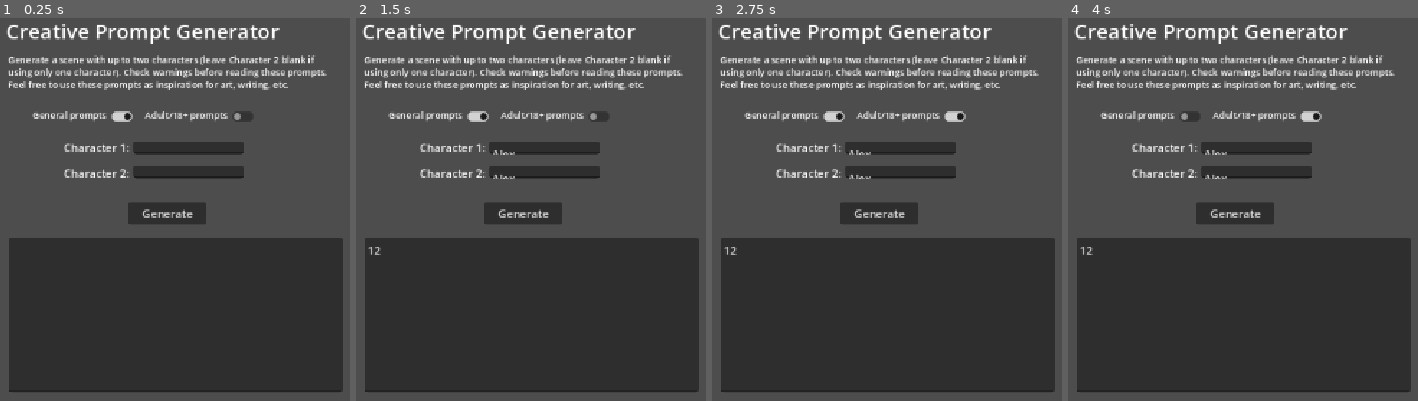
Above: before the commit, frames 1-4 (left to right).
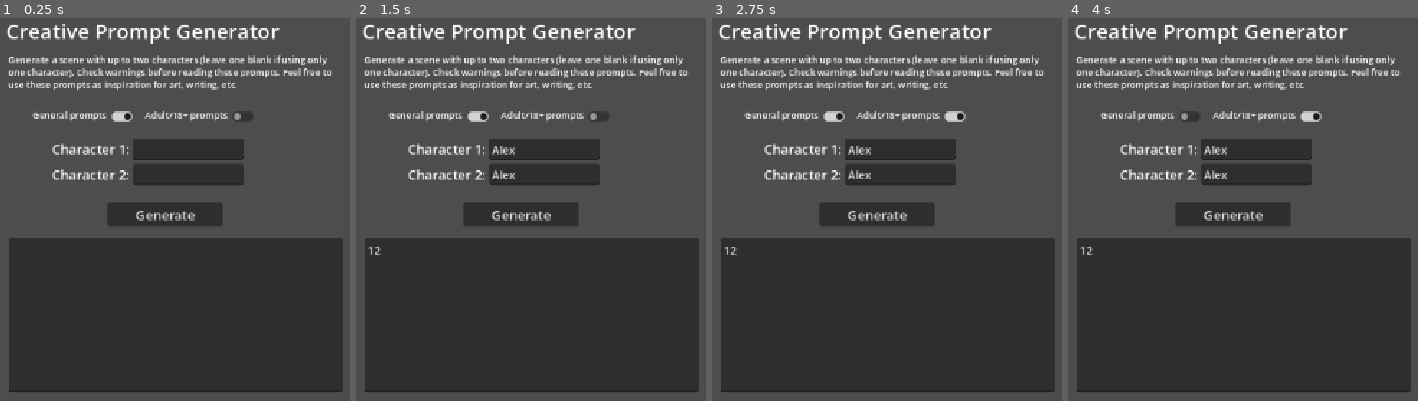
Above: after the commit, the same moments.

Repository: 17angelsprings/Creative-Prompt-Generator
Game: Godot game, scene res://src/ui/MainScreen.tscn
Two runs of this game, one before a commit and one after it. Both use one fixed random seed, a clock stepped at 60 frames per second and the inputs below.
Inputs (mouse positions are in pixels of both pictures, inside the frame that each line leads up to):
- Up to frame 1 (0.25 s): no input
- Up to frame 2 (1.5 s): click (545, 148) at 0.52 s; type "Alex" at 0.6 s; click (545, 171) at 0.75 s; type "Alex" at 0.83 s; click (531, 316) at 0.98 s; type "12" at 1.07 s; click (478, 117) at 1.25 s
- Up to frame 3 (2.75 s): click (953, 117) at 2 s
- Up to frame 4 (4 s): click "Generate" at 2.75 s; click (1190, 117) at 3.5 s

The runs differ from the first frame. In frame 1, 5.2% of the frame differs, in the area x 2-96%, y 9-55%; in frame 2, 5.4%; in frame 3, 5.4%; in frame 4, 5.4%.

Commit message:
Format adjustments + successful extraction of Character Nane fields

Diff:
--- a/project.godot
+++ b/project.godot
@@ -17,7 +17,7 @@
 
 [autoload]
 
-PromptsEnabledGlobals="*uid://bnpggog82vj04"
+ParametersGlobals="*uid://bnpggog82vj04"
 
 [display]
 
--- a/src/autoload/prompts_enabled_globals.gd
+++ b/src/autoload/parameters_globals.gd
@@ -1,11 +1,11 @@
-## SETTINGS GLOBALS .GD
+## PARAMETERS GLOBALS .GD
 ## ********************************************************************************
-## Configures starting parameters when booting up program (namely prompt type buttons checked)
+## Holds different parameters different elements of the program will need (e.g. prompts enabled or character names)
 ## ********************************************************************************
 
 ## ASSOCIATED SCENES
 ## ********************************************************************************
-## none
+## None
 ## ********************************************************************************
 
 ## EXTENSIONS
@@ -17,18 +17,25 @@
 ## ********************************************************************************
 var gen_prompts_enabled
 var adult_prompts_enabled
+var character1_name
+var character2_name
+## ********************************************************************************
 
 ## FUNCTIONS
 ## ********************************************************************************
 
-# Called when the node enters the scene tree for the first time.
-# @params: None
-# @return: None
+## Called when the node enters the scene tree for the first time.
+## @params: None
+## @return: None
 func _ready() -> void:
 	gen_prompts_enabled = true
 	adult_prompts_enabled = false
+	character1_name = ""
+	character2_name = ""
 
 
-# Called every frame. 'delta' is the elapsed time since the previous frame.
+## Called every frame. 'delta' is the elapsed time since the previous frame.
+## @params: None
+## @return: None
 func _process(delta: float) -> void:
 	pass
--- a/src/prompts/gen_solo_prompts.json
+++ b/src/prompts/gen_solo_prompts.json
@@ -5,6 +5,6 @@
 },
 {
 	"content warning": "None",
-	"2": " walks by a clothing store and sees a gorgeous outfit in their preferred style through the window."
+	"prompt": " walks by a clothing store and sees a gorgeous outfit in their preferred style through the window."
 }
 ]
--- a/src/ui/MainScreen.tscn
+++ b/src/ui/MainScreen.tscn
@@ -1,7 +1,10 @@
 [gd_scene format=3 uid="uid://d2yhawbv1378g"]
 
 [ext_resource type="Script" uid="uid://clgvtvtgw27qr" path="res://src/ui/gen_prompts_button.gd" id="1_2oig0"]
+[ext_resource type="Script" uid="uid://cr8kjrws7mi17" path="res://src/ui/character1_name.gd" id="1_ivt3c"]
+[ext_resource type="Script" uid="uid://cyv0wkeem0chl" path="res://src/ui/character2_name.gd" id="2_jokyv"]
 [ext_resource type="Script" uid="uid://dr6t8clpqvbpf" path="res://src/ui/adult_prompts_button.gd" id="2_ma4my"]
+[ext_resource type="Script" uid="uid://cqstjp8ecpq2b" path="res://src/ui/generated_prompt.gd" id="3_e3mlf"]
 
 [node name="MainScreen" type="Node2D" unique_id=831907681]
 
@@ -19,35 +22,39 @@
 offset_right = 826.0
 offset_bottom = 153.0
 theme_override_font_sizes/normal_font_size = 13
-text = "Generate a scene with up to two characters (leave Character 2 blank if using only one character). Check warnings before reading these prompts. Feel free to use these prompts as inspiration for art, writing, etc."
+text = "Generate a scene with up to two characters (leave one blank if using only one character). Check warnings before reading these prompts. Feel free to use these prompts as inspiration for art, writing, etc."
 fit_content = true
 scroll_active = false
 
 [node name="Character1" type="Label" parent="." unique_id=2002070165]
-offset_left = 433.0
+offset_left = 416.0
 offset_top = 208.0
-offset_right = 527.0
-offset_bottom = 231.0
+offset_right = 528.0
+offset_bottom = 235.0
+theme_override_font_sizes/font_size = 19
 text = "Character 1:"
 
-[node name="Character1Name" type="TextEdit" parent="." unique_id=1950889663]
+[node name="Character1Name" type="LineEdit" parent="." unique_id=900172510]
 offset_left = 533.0
-offset_top = 211.0
+offset_top = 207.0
 offset_right = 692.0
-offset_bottom = 229.0
+offset_bottom = 238.0
+script = ExtResource("1_ivt3c")
 
 [node name="Character2" type="Label" parent="." unique_id=328267265]
-offset_left = 433.0
+offset_left = 416.0
 offset_top = 245.0
-offset_right = 527.0
-offset_bottom = 268.0
+offset_right = 528.0
+offset_bottom = 272.0
+theme_override_font_sizes/font_size = 19
 text = "Character 2:"
 
-[node name="Character2Name" type="TextEdit" parent="." unique_id=1912410071]
+[node name="Character2Name" type="LineEdit" parent="." unique_id=503221731]
 offset_left = 533.0
-offset_top = 246.0
+offset_top = 243.0
 offset_right = 692.0
-offset_bottom = 264.0
+offset_bottom = 274.0
+script = ExtResource("2_jokyv")
 
 [node name="GenPrompts" type="Label" parent="." unique_id=1242384216]
 offset_left = 388.0
@@ -81,10 +88,11 @@
 script = ExtResource("2_ma4my")
 
 [node name="GenerateButton" type="Button" parent="." unique_id=1854445772]
-offset_left = 526.0
+offset_left = 496.0
 offset_top = 299.0
-offset_right = 638.0
-offset_bottom = 330.0
+offset_right = 662.0
+offset_bottom = 334.0
+theme_override_font_sizes/font_size = 19
 text = "Generate"
 
 [node name="GeneratedPrompt" type="TextEdit" parent="." unique_id=743566130]
@@ -92,7 +100,10 @@
 offset_top = 350.0
 offset_right = 835.0
 offset_bottom = 572.0
+scroll_smooth = true
+script = ExtResource("3_e3mlf")
 
 [connection signal="pressed" from="GenPromptsButton" to="GenPromptsButton" method="_on_pressed"]
 [connection signal="toggled" from="GenPromptsButton" to="GenPromptsButton" method="_on_toggled"]
 [connection signal="pressed" from="AdultPromptsButton" to="AdultPromptsButton" method="_on_pressed"]
+[connection signal="pressed" from="GenerateButton" to="GeneratedPrompt" method="_on_generate_button_pressed"]
--- a/src/ui/adult_prompts_button.gd
+++ b/src/ui/adult_prompts_button.gd
@@ -16,7 +16,8 @@
 
 ## SCRIPT-WIDE VARIABLES
 ## ********************************************************************************
-# None
+## None
+## ********************************************************************************
 
 ## FUNCTIONS
 ## ********************************************************************************
@@ -27,11 +28,11 @@
 func _on_pressed() -> void:
 	# Button is on
 	if button_pressed == true:
-		PromptsEnabledGlobals.adult_prompts_enabled = true
+		ParametersGlobals.adult_prompts_enabled = true
 	else:
 		# User tries to turn button off; check if adult prompts button is pressed/checked on
 		# This prevents having both buttons turned off at the same time
-		if PromptsEnabledGlobals.gen_prompts_enabled == true:
-			PromptsEnabledGlobals.adult_prompts_enabled = false
+		if ParametersGlobals.gen_prompts_enabled == true:
+			ParametersGlobals.adult_prompts_enabled = false
 		else:
 			button_pressed = true
--- /dev/null
+++ b/src/ui/character1_name.gd
@@ -0,0 +1,35 @@
+## CHARACTER1 NAME .GD
+## ********************************************************************************
+##
+## ********************************************************************************
+
+## ASSOCIATED SCENES
+## ********************************************************************************
+## none
+## ********************************************************************************
+
+## EXTENSIONS
+## ********************************************************************************
+extends LineEdit
+## ********************************************************************************
+
+## SCRIPT-WIDE VARIABLES
+## ********************************************************************************
+## None
+## ********************************************************************************
+
+## FUNCTIONS
+## ********************************************************************************
+
+## Called when the node enters the scene tree for the first time.
+## @params: None
+## @return: None
+func _ready() -> void:
+	text = "" # Ensures text field is blank by default
+
+
+## Called every frame. 'delta' is the elapsed time since the previous frame.
+## @params: None
+## @return: None
+func _process(delta: float) -> void:
+	ParametersGlobals.character1_name = text # Extracts character name from text field
--- /dev/null
+++ b/src/ui/character2_name.gd
@@ -0,0 +1,35 @@
+## CHARACTER2 NAME .GD
+## ********************************************************************************
+##
+## ********************************************************************************
+
+## ASSOCIATED SCENES
+## ********************************************************************************
+## none
+## ********************************************************************************
+
+## EXTENSIONS
+## ********************************************************************************
+extends LineEdit
+## ********************************************************************************
+
+## SCRIPT-WIDE VARIABLES
+## ********************************************************************************
+## None
+## ********************************************************************************
+
+## FUNCTIONS
+## ********************************************************************************
+
+## Called when the node enters the scene tree for the first time.
+## @params: None
+## @return: None
+func _ready() -> void:
+	text = "" # Ensures text field is blank by default
+
+
+## Called every frame. 'delta' is the elapsed time since the previous frame.
+## @params: None
+## @return: None
+func _process(delta: float) -> void:
+	ParametersGlobals.character2_name = text # Extracts character name from text field
--- a/src/ui/gen_prompts_button.gd
+++ b/src/ui/gen_prompts_button.gd
@@ -16,22 +16,23 @@
 
 ## SCRIPT-WIDE VARIABLES
 ## ********************************************************************************
-# None
+## None
+## ********************************************************************************
 
 ## FUNCTIONS
 ## ********************************************************************************
 
-# Button is pressed/checked on or off
-# @params: None
-# @return: None
+## Button is pressed/checked on or off
+## @params: None
+## @return: None
 func _on_pressed() -> void:
 	# Button is on
 	if button_pressed == true:
-		PromptsEnabledGlobals.gen_prompts_enabled = true
+		ParametersGlobals.gen_prompts_enabled = true
 	else:
 		# User tries to turn button off; check if adult prompts button is pressed/checked on
 		# This prevents having both buttons turned off at the same time
-		if PromptsEnabledGlobals.adult_prompts_enabled == true:
-			PromptsEnabledGlobals.gen_prompts_enabled = false
+		if ParametersGlobals.adult_prompts_enabled == true:
+			ParametersGlobals.gen_prompts_enabled = false
 		else:
 			button_pressed = true
--- /dev/null
+++ b/src/ui/generated_prompt.gd
@@ -0,0 +1,46 @@
+## GENERATED PROMPT .GD
+## ********************************************************************************
+##
+## ********************************************************************************
+
+## ASSOCIATED SCENES
+## ********************************************************************************
+## MainScreen.tcsn
+## ********************************************************************************
+
+## EXTENSIONS
+## ********************************************************************************
+extends TextEdit
+## ********************************************************************************
+
+## SCRIPT-WIDE VARIABLES
+## ********************************************************************************
+var character1_name
+var character2_name
+## ********************************************************************************
+
+## FUNCTIONS
+## ********************************************************************************
+
+## Generates prompt based on character name(s).
+## No characters -> Do nothing.
+## One character only -> Use solo prompts.
+## Two characters -> Use couple prompts.
+## @params: None
+## @return: None
+func _on_generate_button_pressed() -> void:
+	character1_name = ParametersGlobals.character1_name
+	character2_name = ParametersGlobals.character2_name
+
+	# No characters
+	if character1_name == "" and character2_name == "":
+		print("Nothing")
+	# Character 1 only
+	elif character1_name != "" and character2_name == "":
+		print(character1_name)
+	# Character 2 only
+	elif character1_name == "" and character2_name != "":
+		print(character2_name)
+	# Two characters
+	else:
+		print(character1_name," ",character2_name)
Renamed: src/autoload/prompts_enabled_globals.gd.uid -> src/autoload/parameters_globals.gd.uid
Not shown, added: src/ui/character1_name.gd.uid
Not shown, added: src/ui/character2_name.gd.uid
Not shown, added: src/ui/generated_prompt.gd.uid
Not shown, changed: .gitignore
